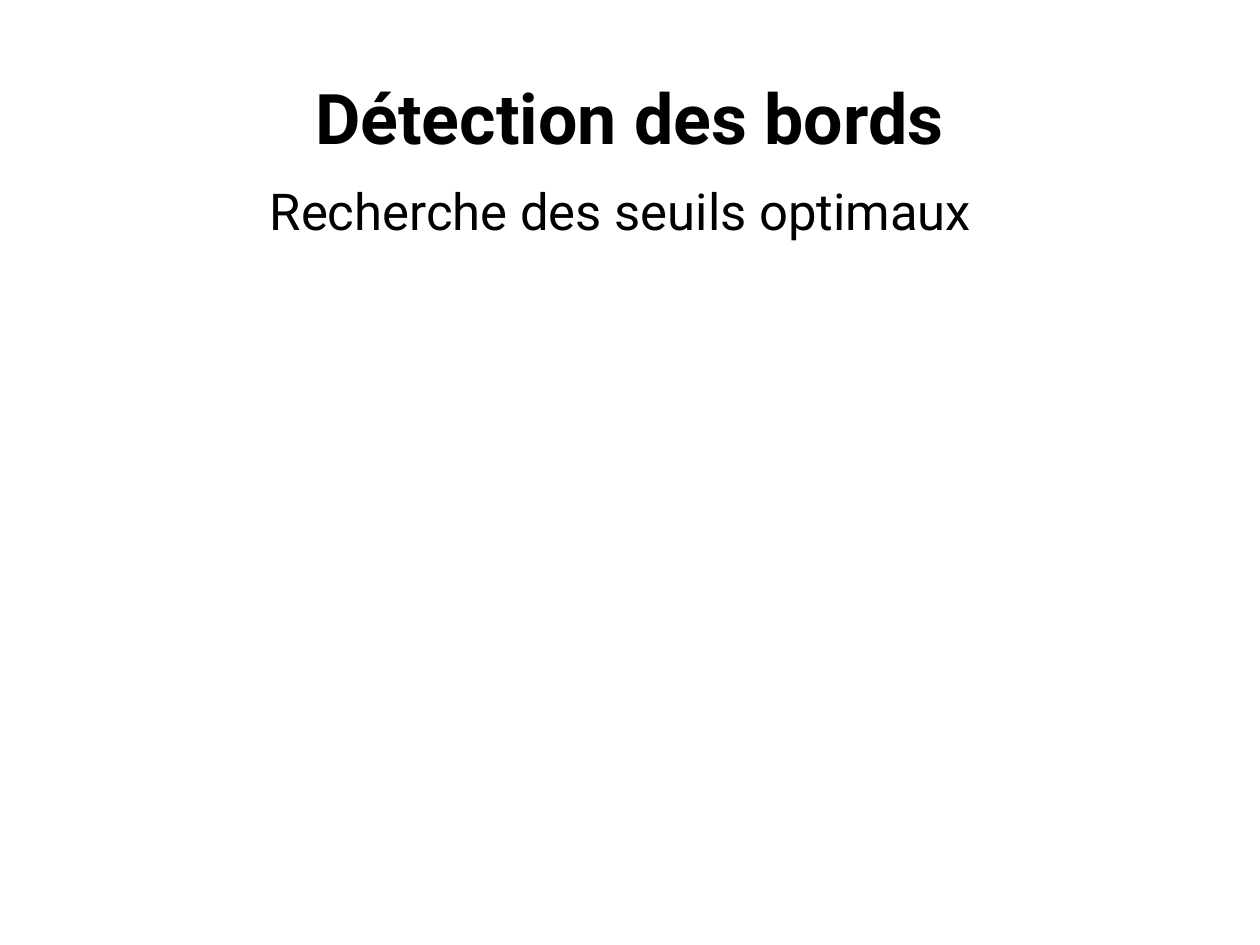
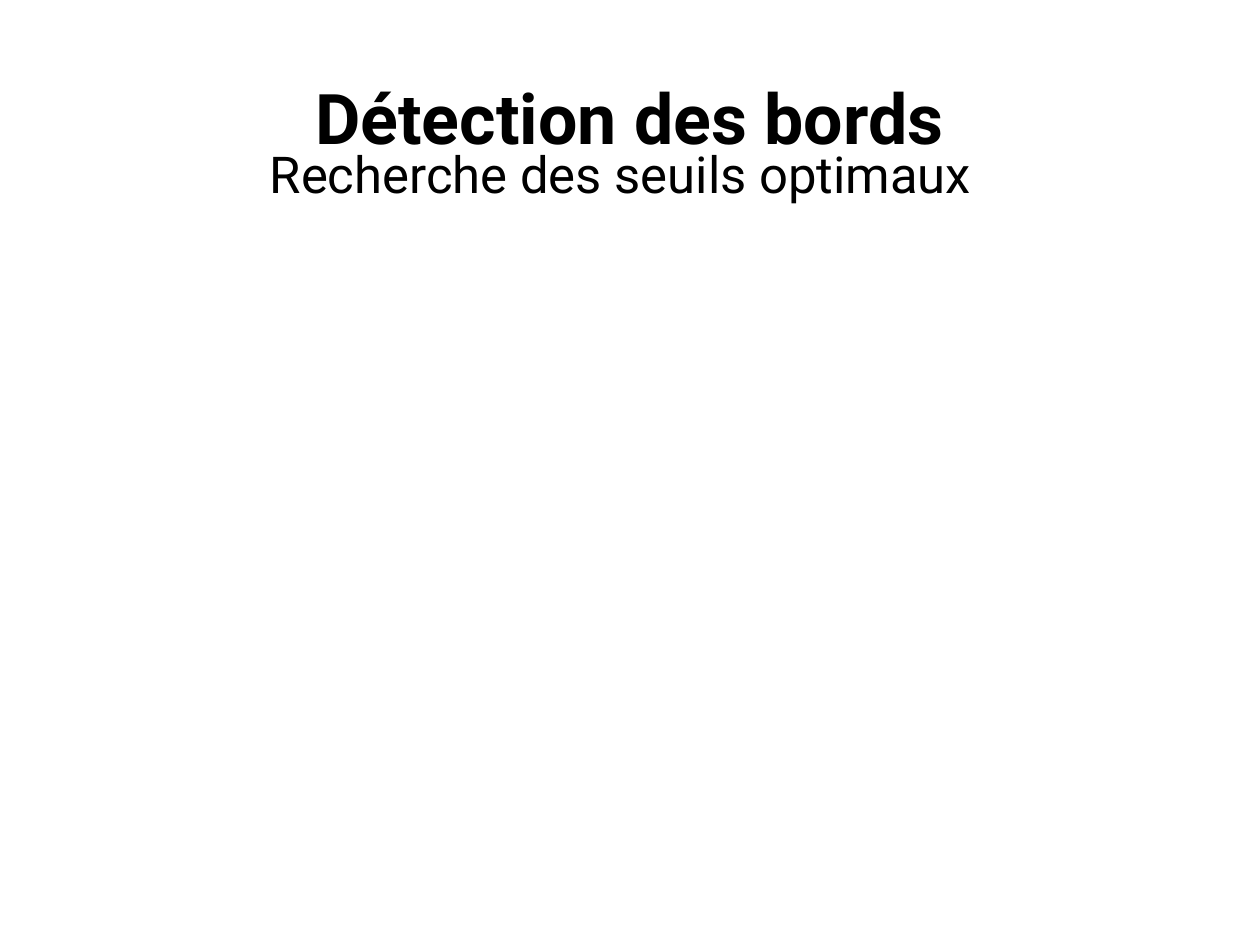
Before and after one commit to ewen-lbh/bone-fracture-detection, a slide deck: slide 8 of slides/mpsi/slides.odp. Drawn at 1260x945 pixels with LibreOffice and Linux fonts; fonts in the diff are those of the drawing. Boxes give left, top, right and bottom in pixels: in the first picture for what was removed or moved away, otherwise in the second. Text is boxed around its words. In the diff, an @@ line names an element or a change of style, - is before the commit and + after.

```diff
--- a/slides/mpsi/slides.odp
+++ b/slides/mpsi/slides.odp
@@ text "Recherche des seuils optimaux": place and size @@
-text "Recherche des seuils optimaux" at [270,192,971,241]
+text "Recherche des seuils optimaux" at [270,155,971,204]
```
Also in this commit, not shown: 3 other slides changed.
